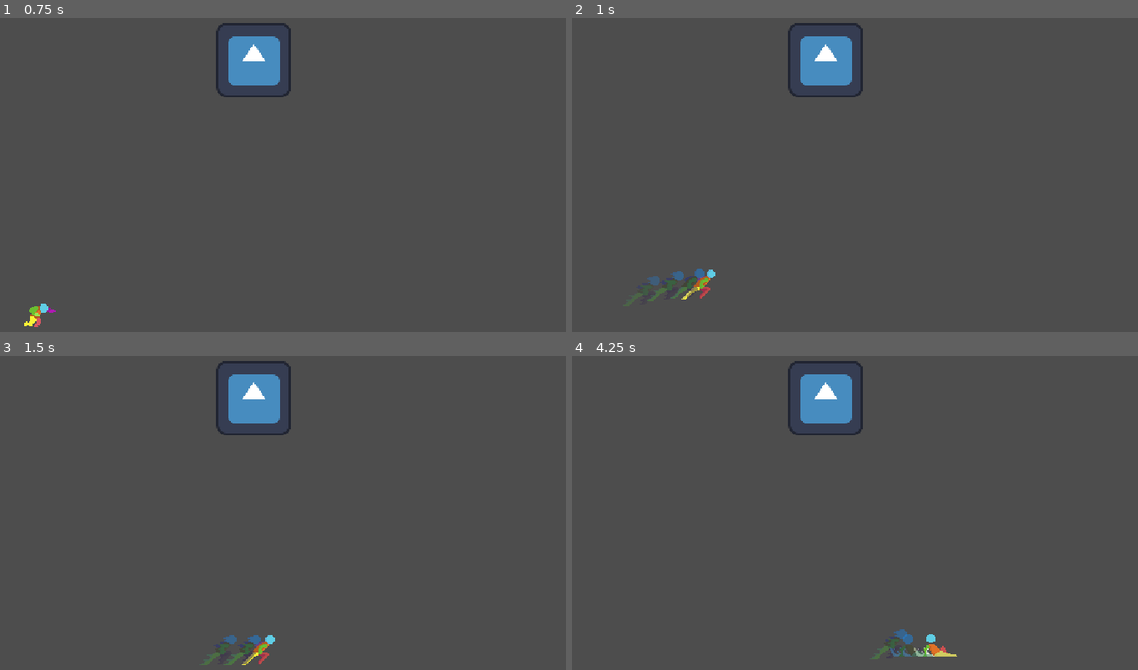
Above: before the commit, frames 1-4 (two rows, left to right).
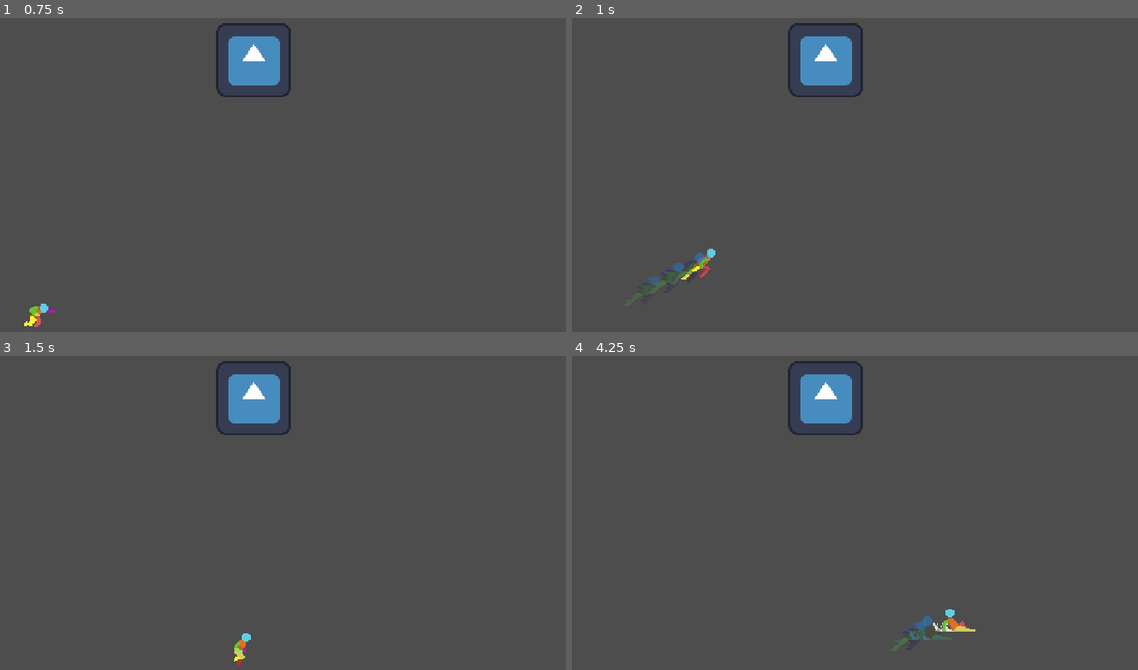
Above: after the commit, the same moments.

Repository: CrCalin/jump
Game: Godot game, scene res://scenes/origin.tscn
The game is run twice, just before and just after one commit, with the same random seed, the same clock (stepped at 60 frames per second) and the same inputs. The engine's default icon, where the game draws it, is replaced by a stand-in: a white triangle on a blue panel in a dark square.
Inputs:
- Up to frame 1 (0.75 s): hold D (right) from 0.53 s (still down); hold S (crouch) from 0.53 s (still down)
- Up to frame 2 (1 s): keep holding D (right); keep holding S (crouch); tap Space (jump) at 0.77 s; tap L (dash) at 0.8 s
- Up to frame 3 (1.5 s): keep holding D (right); tap Space (jump) at 1.07 s; release S (crouch) at 1.28 s; tap L (dash) at 1.35 s
- Up to frame 4 (4.25 s): tap Space (jump) at 1.52, 1.55, 1.82, 2.1, 3.02, 3.32, 3.77, 3.8, 4.07 s; release D (right) at 2.03 s; hold A (left) 2.03-2.78 s; hold S (crouch) 2.03-2.78 s; hold D (right) from 2.78 s (still down); tap E (admin) at 2.85 s; tap L (dash) at 3.05 s; hold S (crouch) from 3.53 s (still down)

Frame 1 is identical in both runs. In frame 2, 0.7% of the frame differs, in the area x 13-26%, y 73-91%; in frame 3, 0.5%; in frame 4, 0.8%, in the area x 52-72%, y 80-97%.

Commit message:
Major refactor of player script
moved everything into functions because it was getting unreadable

Diff:
--- a/project.godot
+++ b/project.godot
@@ -56,6 +56,16 @@
 "events": [Object(InputEventKey,"resource_local_to_scene":false,"resource_name":"","device":-1,"window_id":0,"alt_press …(192 unchanged characters)…
 ]
 }
+up={
+"deadzone": 0.2,
+"events": [Object(InputEventKey,"resource_local_to_scene":false,"resource_name":"","device":-1,"window_id":0,"alt_pressed":false,"shift_pressed":false,"ctrl_pressed":false,"meta_pressed":false,"pressed":false,"keycode":0,"physical_keycode":87,"key_label":0,"unicode":119,"location":0,"echo":false,"script":null)
+]
+}
+down={
+"deadzone": 0.2,
+"events": [Object(InputEventKey,"resource_local_to_scene":false,"resource_name":"","device":-1,"window_id":0,"alt_pressed":false,"shift_pressed":false,"ctrl_pressed":false,"meta_pressed":false,"pressed":false,"keycode":0,"physical_keycode":83,"key_label":0,"unicode":115,"location":0,"echo":false,"script":null)
+]
+}
 
 [physics]
 
--- a/scripts/player.gd
+++ b/scripts/player.gd
@@ -20,10 +20,9 @@
 
 var air_dashes: int = 0
 var is_dashing: bool = false
-var current_dash_velocity: Vector2 = Vector2.ZERO
 var is_sliding: bool = false
 
-var last_direction: float = 1
+var last_horizontal_direction: float = 1
 
 var jump_init: bool = false
 
@@ -37,20 +36,53 @@
 			Engine.time_scale = 1
 
 func _physics_process(delta: float) -> void:
-	if not is_on_floor():
-		velocity += get_gravity() * delta
-	else:
+	velocity = Vector2.ZERO
+
+	var input_direction: Vector2 = Vector2(Input.get_axis("left", "right"), Input.get_axis("up", "down"))
+
+	do_jump_logic()
+
+	do_gravity(delta)
+
+	if is_on_floor():
 		air_dashes = 1
 
+	do_crouch_and_slide_logic()
+
+	do_left_right_movement(input_direction)
+
+	do_dash(input_direction, delta)
+
+	cap_speed() # -------------------------------------------------------
+
+	flip_sprite_h()
+
+	set_animation()
+
+	set_ghost_emitter()
+
+	move_and_slide()
+
+var gravity_velocity: Vector2 = Vector2.ZERO
+func do_gravity(delta: float) -> void:
+	if not is_on_floor():
+		gravity_velocity += get_gravity() * delta
+	elif gravity_velocity.y > 0:
+		gravity_velocity.y = 0
+
+	velocity += gravity_velocity
+
+func do_jump_logic() -> void:
 	if Input.is_action_just_pressed("jump") and is_on_floor():
-		velocity.y = jump_velocity
+		gravity_velocity.y = jump_velocity
 		jump_init = true
 	if Input.is_action_just_released("jump") and velocity.y < 0:
-		velocity.y = max(velocity.y, jump_release_velocity_cutoff)
+		gravity_velocity.y = max(gravity_velocity.y, jump_release_velocity_cutoff)
 		jump_init = false
-	if velocity.y >= 0:
+	if gravity_velocity.y >= 0:
 		jump_init = false
 
+func do_crouch_and_slide_logic() -> void:
 	if Input.is_action_pressed("crouch") and is_on_floor() and not jump_init and not is_dashing:
 		crouching = true
 	elif Input.is_action_just_pressed("crouch") and abs(current_dash_velocity.x) > speed:
@@ -64,22 +96,26 @@
 	if is_sliding and current_dash_velocity.x == 0:
 		is_sliding = false
 
-	var direction: float = Input.get_axis("left", "right")
-	if direction and not is_dashing:
-		velocity.x = direction * (speed if not crouching else crouch_speed)
+func do_left_right_movement(input_direction: Vector2) -> void:
+	var left_right: float = 0
+	if input_direction.x and not is_dashing:
+		left_right = input_direction.x * (speed if not crouching else crouch_speed)
 	else:
-		velocity.x = 0
+		left_right = 0
 
-	var current_direction: float = last_direction
-	if direction < 0: current_direction = -1
-	elif direction > 0: current_direction = 1
+	velocity.x += left_right
+
+var current_dash_velocity: Vector2 = Vector2.ZERO
+func do_dash(input_direction: Vector2, delta: float) -> void:
+	var current_horizontal_direction: float = last_horizontal_direction
+	if input_direction.x < 0: current_horizontal_direction = -1
+	elif input_direction.x > 0: current_horizontal_direction = 1
 
 	if Input.is_action_just_pressed("dash") and not is_dashing and not crouching and (is_on_floor() or air_dashes > 0):
-
-		if current_direction == sign(current_dash_velocity.x):
-			current_dash_velocity.x += dash_velocity * current_direction
+		if current_horizontal_direction == sign(current_dash_velocity.x):
+			current_dash_velocity.x += dash_velocity * current_horizontal_direction
 		else:
-			current_dash_velocity.x = dash_velocity * current_direction
+			current_dash_velocity.x = dash_velocity * current_horizontal_direction
 		is_dashing = true
 		if not is_on_floor():
 			air_dashes -= 1
@@ -91,6 +127,9 @@
 
 	velocity += current_dash_velocity
 
+	last_horizontal_direction = current_horizontal_direction
+
+func cap_speed() -> void:
 	if velocity.x > max_speed:
 		velocity.x = max_speed
 	if velocity.x < -max_speed:
@@ -100,11 +139,13 @@
 	if velocity.y < -max_speed:
 			velocity.y = - max_speed
 
+func flip_sprite_h() -> void:
 	if velocity.x < 0:
 		sprite.flip_h = true
 	elif velocity.x > 0:
 		sprite.flip_h = false
 
+func set_animation() -> void:
 	var animation: StringName
 
 	if velocity.x != 0:
@@ -127,14 +168,11 @@
 	if is_sliding:
 		animation = "slide"
 
+	if sprite.animation != animation:
+		sprite.play(animation)
+
+func set_ghost_emitter() -> void:
 	if abs(velocity.x) > speed:
 		ghost_emitter.emitting = true
 	else:
 		ghost_emitter.emitting = false
-
-	if sprite.animation != animation:
-		sprite.play(animation)
-
-	move_and_slide()
-
-	last_direction = current_direction
